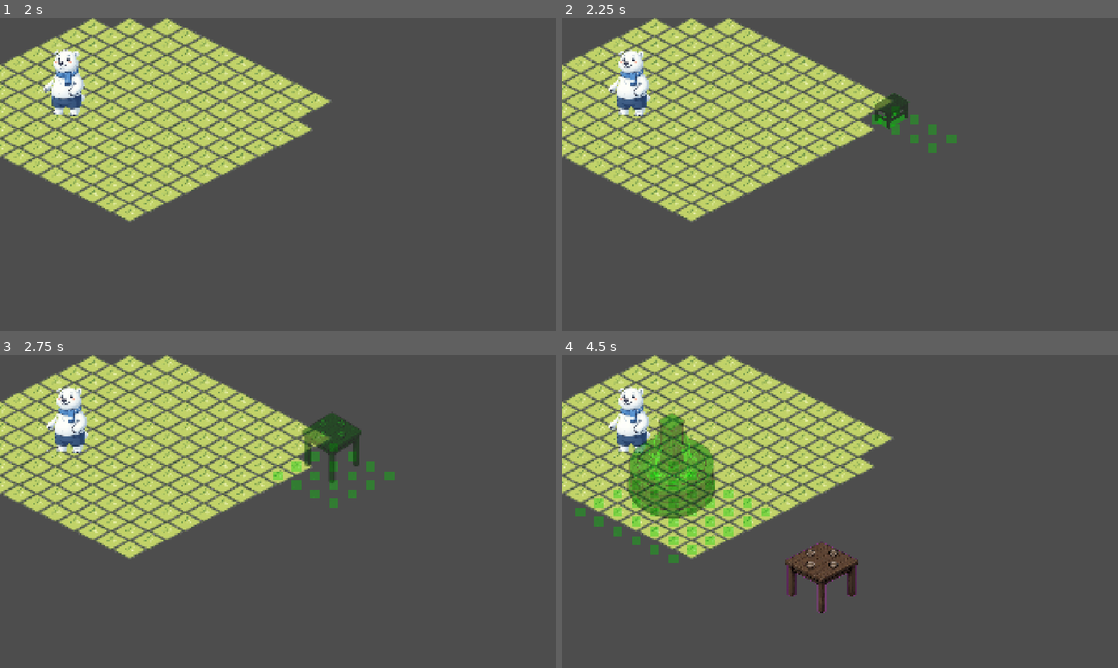
Above: before the commit, frames 1-4 (two rows, left to right).
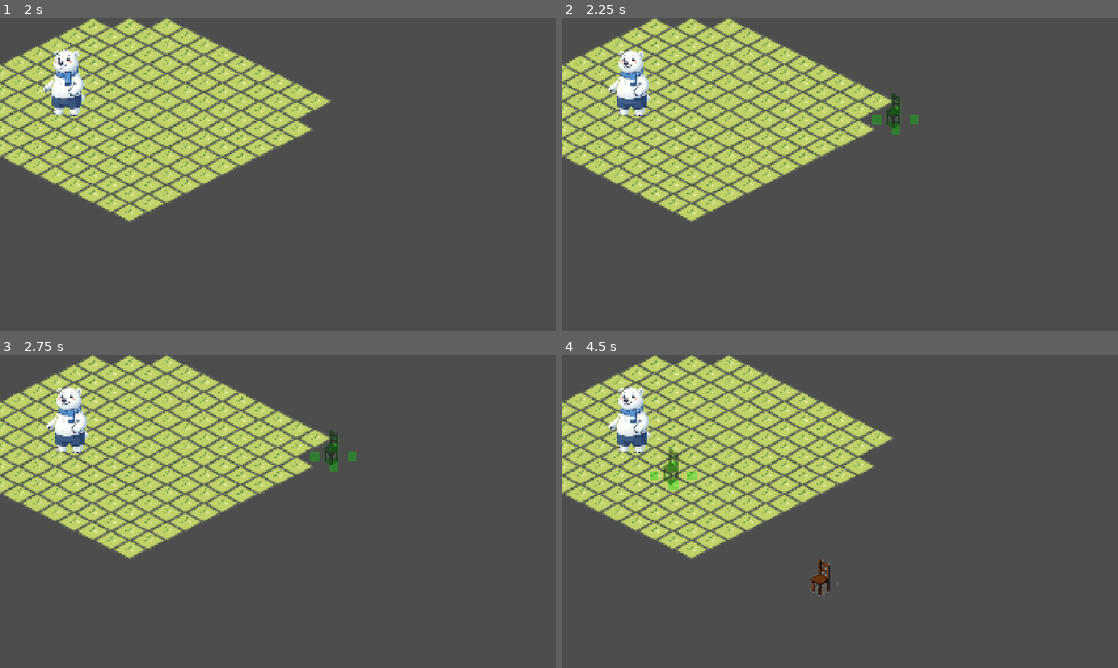
Above: after the commit, the same moments.

Repository: FernandoBATY/Polarv
Game: Godot game, scene res://scenes/world/game.tscn
Two runs of this game, one before a commit and one after it. Both use one fixed random seed, a clock stepped at 60 frames per second and the inputs below.
Inputs (mouse positions are in pixels of both pictures, inside the frame that each line leads up to):
- Up to frame 1 (2 s): tap Enter at 0.5 s; move the mouse to (400, 158) at 0.52 s; hold D 0.53-1.28 s; tap I at 0.6 s; click (400, 158) at 0.67 s; tap 1 at 0.8, 1.35 s; move the mouse to (166, 190) at 1.27 s; hold S from 1.28 s (still down); tap 2 at 1.55 s
- Up to frame 2 (2.25 s): move the mouse to (895, 105) at 2.02 s; release S at 2.03 s; hold D from 2.03 s (still down); tap 2 at 2.1 s
- Up to frame 3 (2.75 s): keep holding D; tap 3 at 2.3 s
- Up to frame 4 (4.5 s): tap Space at 2.75, 4.25 s; move the mouse to (812, 574) at 2.77 s; tap 3 at 2.85 s; click (812, 574) at 2.92 s; tap 4 at 3.05, 3.6 s; tap Enter at 3.5 s; move the mouse to (1006, 558) at 3.52 s; release D at 3.53 s; hold S from 3.53 s (still down); tap 5 at 3.8, 4.35 s; move the mouse to (673, 464) at 4.27 s

Frame 1 is identical in both runs. In frame 2, 0.6% of the frame differs, in the area x 56-71%, y 24-44%; in frame 3, 1.6%; in frame 4, 6.3%, in the area x 2-54%, y 18-83%.

Commit message:
recursos basicos de ui

Diff:
--- /dev/null
+++ b/scenes/ui/FurnitureSlot.tscn
@@ -0,0 +1,18 @@
+[gd_scene format=3 uid="uid://b2gcch34dxey7"]
+
+[ext_resource type="Script" uid="uid://bepitqiy2ji2l" path="res://scripts/ui/FurnitureSlot.gd" id="1_t5154"]
+
+[node name="FurnitureSlot" type="Button" unique_id=1501659383]
+offset_right = 8.0
+offset_bottom = 8.0
+script = ExtResource("1_t5154")
+
+[node name="Icon" type="TextureRect" parent="." unique_id=83931247]
+layout_mode = 0
+offset_right = 40.0
+offset_bottom = 40.0
+
+[node name="NameLabel" type="Label" parent="." unique_id=1578952527]
+layout_mode = 0
+offset_right = 40.0
+offset_bottom = 23.0
--- /dev/null
+++ b/scenes/ui/InventoryUI.tscn
@@ -0,0 +1,18 @@
+[gd_scene format=3 uid="uid://daol5t7gf4c4v"]
+
+[ext_resource type="Script" uid="uid://ufiflw18yah2" path="res://scripts/ui/InventoryUI.gd" id="1_p0ay3"]
+
+[node name="InventoryUI" type="CanvasLayer" unique_id=614879984]
+script = ExtResource("1_p0ay3")
+
+[node name="Panel" type="Panel" parent="." unique_id=1292488090]
+offset_right = 40.0
+offset_bottom = 40.0
+
+[node name="ScrollContainer" type="ScrollContainer" parent="Panel" unique_id=1011921017]
+layout_mode = 0
+offset_right = 40.0
+offset_bottom = 40.0
+
+[node name="GridContainer" type="GridContainer" parent="Panel/ScrollContainer" unique_id=1867485772]
+layout_mode = 2
--- a/scenes/world/game.tscn
+++ b/scenes/world/game.tscn
@@ -6,6 +6,7 @@
 [ext_resource type="Texture2D" uid="uid://dg7mhpr8oh7cg" path="res://assets/tiles/grass.png" id="2_r5nxa"]
 [ext_resource type="Texture2D" uid="uid://ov4l6orujhms" path="res://assets/pasto.png" id="5_h30v7"]
 [ext_resource type="Texture2D" uid="uid://c64g1pr5t1746" path="res://assets/chair_placeholder.png" id="6_sarsd"]
+[ext_resource type="PackedScene" uid="uid://daol5t7gf4c4v" path="res://scenes/ui/InventoryUI.tscn" id="7_3gx7t"]
 
 [sub_resource type="TileSetAtlasSource" id="TileSetAtlasSource_h30v7"]
 texture = ExtResource("2_r5nxa")
@@ -56,3 +57,5 @@
 navigation_polygon = SubResource("NavigationPolygon_sarsd")
 
 [node name="NavigationBlockers" type="Node2D" parent="." unique_id=1940373574]
+
+[node name="InventoryUI" parent="." unique_id=614879984 instance=ExtResource("7_3gx7t")]
--- /dev/null
+++ b/scripts/ui/FurnitureSlot.gd
@@ -0,0 +1,26 @@
+extends Button
+
+signal furniture_selected(furniture_id: String)
+
+var item_id: String = ""
+
+@onready var icon_rect: TextureRect = $Icon
+@onready var name_label: Label = $NameLabel
+
+
+func setup(new_item_id: String, item_data: Dictionary) -> void:
+	item_id = new_item_id
+
+	name_label.text = str(item_data.get("display_name", item_id))
+
+	var texture_path: String = str(item_data.get("front_texture", ""))
+
+	if texture_path != "" and ResourceLoader.exists(texture_path):
+		icon_rect.texture = load(texture_path)
+
+	if not pressed.is_connected(_on_pressed):
+		pressed.connect(_on_pressed)
+
+
+func _on_pressed() -> void:
+	furniture_selected.emit(item_id)
--- /dev/null
+++ b/scripts/ui/InventoryUI.gd
@@ -0,0 +1,48 @@
+extends CanvasLayer
+
+signal furniture_selected(furniture_id: String)
+
+const FurnitureDatabase = preload("res://scripts/FurnitureDatabase.gd")
+const FURNITURE_SLOT_SCENE: PackedScene = preload("res://scenes/ui/FurnitureSlot.tscn")
+
+@onready var panel: Panel = $Panel
+@onready var grid_container: GridContainer = $Panel/ScrollContainer/GridContainer
+
+
+func _ready() -> void:
+	panel.visible = false
+	build_inventory()
+
+
+func build_inventory() -> void:
+	for child in grid_container.get_children():
+		child.queue_free()
+
+	for item_id: String in FurnitureDatabase.ITEMS.keys():
+		var item_data: Dictionary = FurnitureDatabase.get_item(item_id)
+
+		var slot := FURNITURE_SLOT_SCENE.instantiate()
+		grid_container.add_child(slot)
+
+		slot.setup(item_id, item_data)
+		slot.furniture_selected.connect(_on_slot_furniture_selected)
+
+
+func open() -> void:
+	panel.visible = true
+	print("INVENTORY OPEN")
+
+
+func close() -> void:
+	panel.visible = false
+	print("INVENTORY CLOSED")
+
+
+func toggle() -> void:
+	panel.visible = not panel.visible
+	print("INVENTORY TOGGLE: ", panel.visible)
+
+
+func _on_slot_furniture_selected(furniture_id: String) -> void:
+	furniture_selected.emit(furniture_id)
+	close()
--- a/scripts/world/Game.gd
+++ b/scripts/world/Game.gd
@@ -40,12 +40,16 @@
 @onready var preview_cells: Node2D = $FurniturePreview/PreviewCells
 @onready var navigation_region: NavigationRegion2D = $NavigationRegion2D
 @onready var navigation_blockers: Node2D = $NavigationBlockers
+@onready var inventory_ui: CanvasLayer = $InventoryUI
 
 
 func _ready() -> void:
 	selected_cells_root = Node2D.new()
 	selected_cells_root.name = "SelectedCells"
 	add_child(selected_cells_root)
+
+	if inventory_ui and inventory_ui.has_signal("furniture_selected"):
+		inventory_ui.furniture_selected.connect(_on_inventory_furniture_selected)
 
 	load_decorations_from_file()
 	select_furniture(current_furniture_id)
@@ -88,6 +92,9 @@
 
 		clear_selected_cells()
 
+		if inventory_ui and inventory_ui.has_method("close"):
+			inventory_ui.close()
+
 	print("DECORATION MODE: ", decoration_mode)
 
 
@@ -201,6 +208,17 @@
 		if event.pressed and event.keycode == KEY_D:
 			set_decoration_mode(not decoration_mode)
 
+		if event.pressed and event.keycode == KEY_I:
+			print("I PRESSED. DECORATION MODE: ", decoration_mode)
+
+			if decoration_mode:
+				if inventory_ui and inventory_ui.has_method("toggle"):
+					inventory_ui.toggle()
+				else:
+					print("ERROR: InventoryUI no tiene metodo toggle().")
+			else:
+				print("INVENTARIO BLOQUEADO: primero entra a modo decoracion con D.")
+
 		if event.pressed and event.keycode == KEY_R and decoration_mode:
 			if is_moving_selected and selected_furniture != null:
 				rotate_selected_for_move()
@@ -221,42 +239,16 @@
 		if event.pressed and event.keycode == KEY_ESCAPE and decoration_mode:
 			cancel_selection_or_move()
 
-		if event.pressed and event.keycode == KEY_1 and decoration_mode:
-			select_furniture("chair_2x2")
-
-		if event.pressed and event.keycode == KEY_2 and decoration_mode:
-			select_furniture("table_4x2")
-
-		if event.pressed and event.keycode == KEY_3 and decoration_mode:
-			select_furniture("table_4x4")
-
-		if event.pressed and event.keycode == KEY_4 and decoration_mode:
-			select_furniture("bed_6x4")
-
-		if event.pressed and event.keycode == KEY_5 and decoration_mode:
-			select_furniture("fountain_6x6")
-
-		if event.pressed and event.keycode == KEY_6 and decoration_mode:
-			select_furniture("fridge_2x4")
-
-		if event.pressed and event.keycode == KEY_7 and decoration_mode:
-			select_furniture("painting_2x2")
-
-		if event.pressed and event.keycode == KEY_8 and decoration_mode:
-			select_furniture("flower_vase_2x2")
-
-		if event.pressed and event.keycode == KEY_9 and decoration_mode:
-			select_furniture("rug_4x4")
-
 		if event.pressed and event.keycode == KEY_P:
 			print(get_decorations_save_data())
-
-		if event.pressed and event.keycode == KEY_S:
-			save_decorations_to_file()
 
 	if event is InputEventMouseButton:
 		if decoration_mode and event.pressed and event.button_index == MOUSE_BUTTON_LEFT:
 			handle_decoration_click()
+
+
+func _on_inventory_furniture_selected(furniture_id: String) -> void:
+	select_furniture(furniture_id)
 
 
 func handle_decoration_click() -> void:
Not shown, added: scripts/ui/FurnitureSlot.gd.uid
Not shown, added: scripts/ui/InventoryUI.gd.uid
